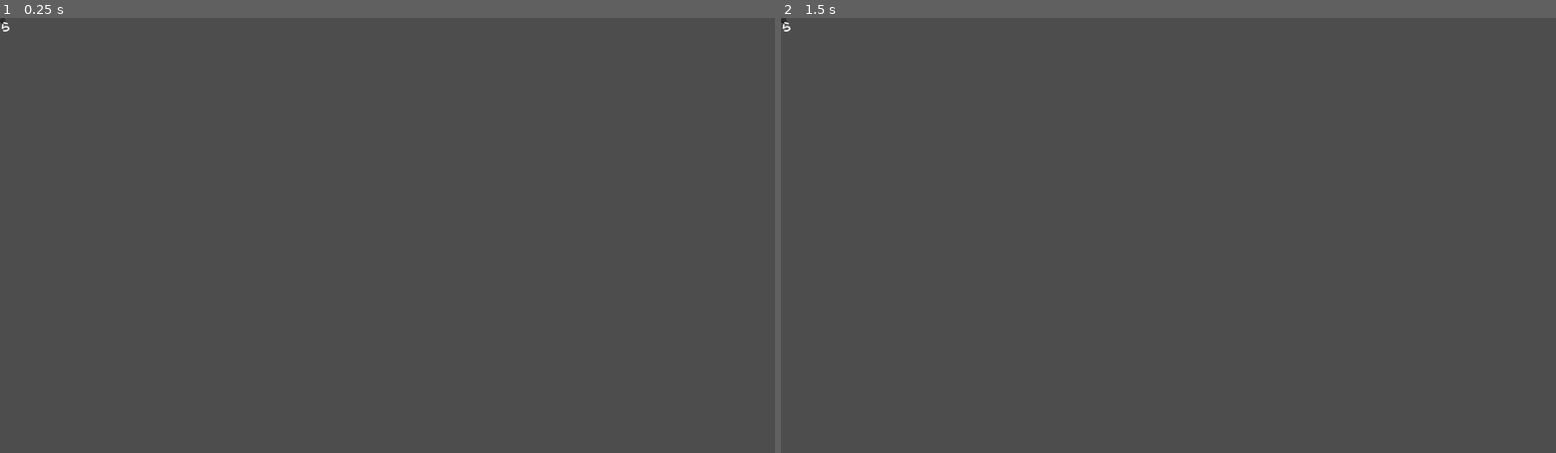
Above: before the commit, frames 1-2 (left to right).
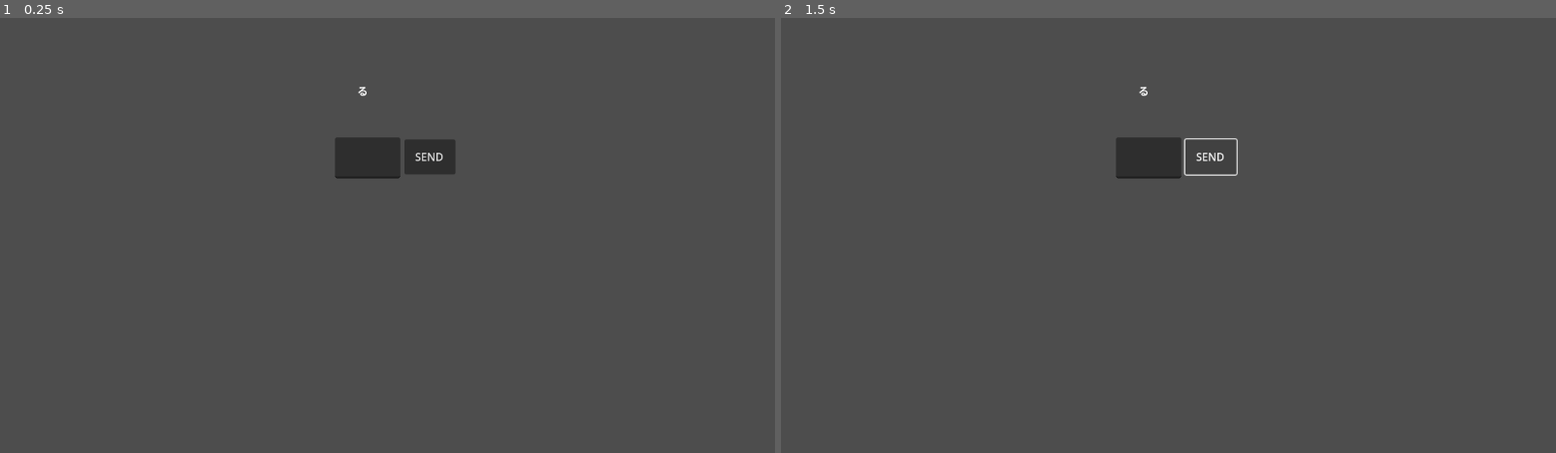
Above: after the commit, the same moments.

Repository: Adanism/jpkana
Game: Godot game, scene res://Scenes/main.tscn
Same seed, same stepped clock (60 frames per second), same inputs: the game is played once before the commit and once after it.
Inputs (mouse positions are in pixels of both pictures, inside the frame that each line leads up to):
- Up to frame 1 (0.25 s): no input
- Up to frame 2 (1.5 s): click (1207, 157) at 0.5 s, where only the run after the commit has a clickable "SEND"; click (1207, 157) at 1.25 s, where only the run after the commit has a clickable "SEND"

The runs differ from the first frame. In frame 1, 1.3% of the frame differs, in the area x 0-59%, y 0-37%; in frame 2, 1.0%.
Error before the commit: Invalid access to property or key 'text' on a base object of type 'Nil'. (res://typing_manager.gd:4)

Commit message:
basic typing manager complete just combine the letter_generator for the basic game loop

Diff:
--- a/Scenes/main.tscn
+++ b/Scenes/main.tscn
@@ -6,5 +6,7 @@
 [node name="Main" type="Node2D"]
 
 [node name="Typing_Manager" parent="." instance=ExtResource("1_bo1nx")]
+position = Vector2(498, 178)
 
 [node name="LetterGenerator" parent="." instance=ExtResource("2_8gbba")]
+position = Vector2(531, 96)
--- a/Scripts/label.gd
+++ b/Scripts/label.gd
@@ -15,7 +15,7 @@
 		#Gets the data from the json
 		var data = json.data
 		#[Main dictonary][array],then [Index]
-		var basic_index = data["hiragana_chart"]["basic_gojuon"][randi_range(0,46)]
+		var basic_index = data["hiragana_chart"]["basic_gojuon"][randi_range(0,45)]
 		var hiragana = basic_index["hiragana"]
 		var romaji = basic_index["romaji"]
 		label.text = hiragana
--- a/project.godot
+++ b/project.godot
@@ -15,6 +15,14 @@
 config/features=PackedStringArray("4.5", "GL Compatibility")
 config/icon="res://Assets/Icons/icon.svg"
 
+[input]
+
+Inputtext={
+"deadzone": 0.2,
+"events": [Object(InputEventKey,"resource_local_to_scene":false,"resource_name":"","device":-1,"window_id":0,"alt_pressed":false,"shift_pressed":false,"ctrl_pressed":false,"meta_pressed":false,"pressed":false,"keycode":0,"physical_keycode":4194309,"key_label":0,"unicode":0,"location":0,"echo":false,"script":null)
+]
+}
+
 [rendering]
 
 renderer/rendering_method="gl_compatibility"
--- a/typing_manager.gd
+++ b/typing_manager.gd
@@ -1,7 +1,8 @@
 extends Node2D
 @onready var text_edit: TextEdit = $TextEdit
+@onready var send: Button = $Send
 
-var currenttext = text_edit.text
+
 # Called when the node enters the scene tree for the first time.
 func _ready() -> void:
 	pass # Replace with function body.
@@ -10,3 +11,18 @@
 # Called every frame. 'delta' is the elapsed time since the previous frame.
 func _process(delta: float) -> void:
 	pass
+
+func _on_send_button_down() -> void:
+	# 1. Grab the current text
+	var current_text: String = text_edit.text
+
+	# Optional: Clear the text field after sending
+	text_edit.clear()
+
+	# 2. Emit the custom signal, passing the text as an argument
+	emit_signal("text_sent", current_text)
+
+# You can remove the _process function as it's just printing every frame.
+# func _process(delta: float) -> void:
+# 	var current_text = text_edit.text
+# 	print(current_text)
--- a/typing_manager.tscn
+++ b/typing_manager.tscn
@@ -6,5 +6,14 @@
 script = ExtResource("1_yo85v")
 
 [node name="TextEdit" type="TextEdit" parent="."]
-offset_right = 8.0
-offset_bottom = 8.0
+offset_right = 97.0
+offset_bottom = 61.0
+
+[node name="Send" type="Button" parent="."]
+offset_left = 103.0
+offset_top = 3.0
+offset_right = 179.0
+offset_bottom = 55.0
+text = "SEND"
+
+[connection signal="button_down" from="Send" to="." method="_on_send_button_down"]
